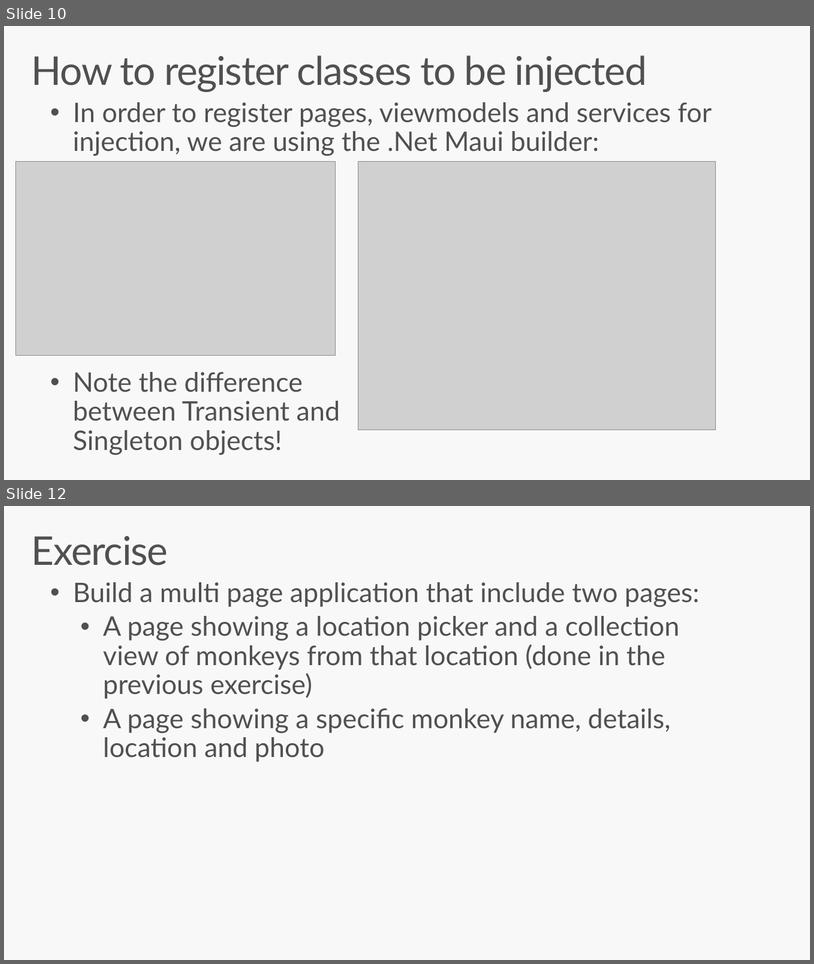
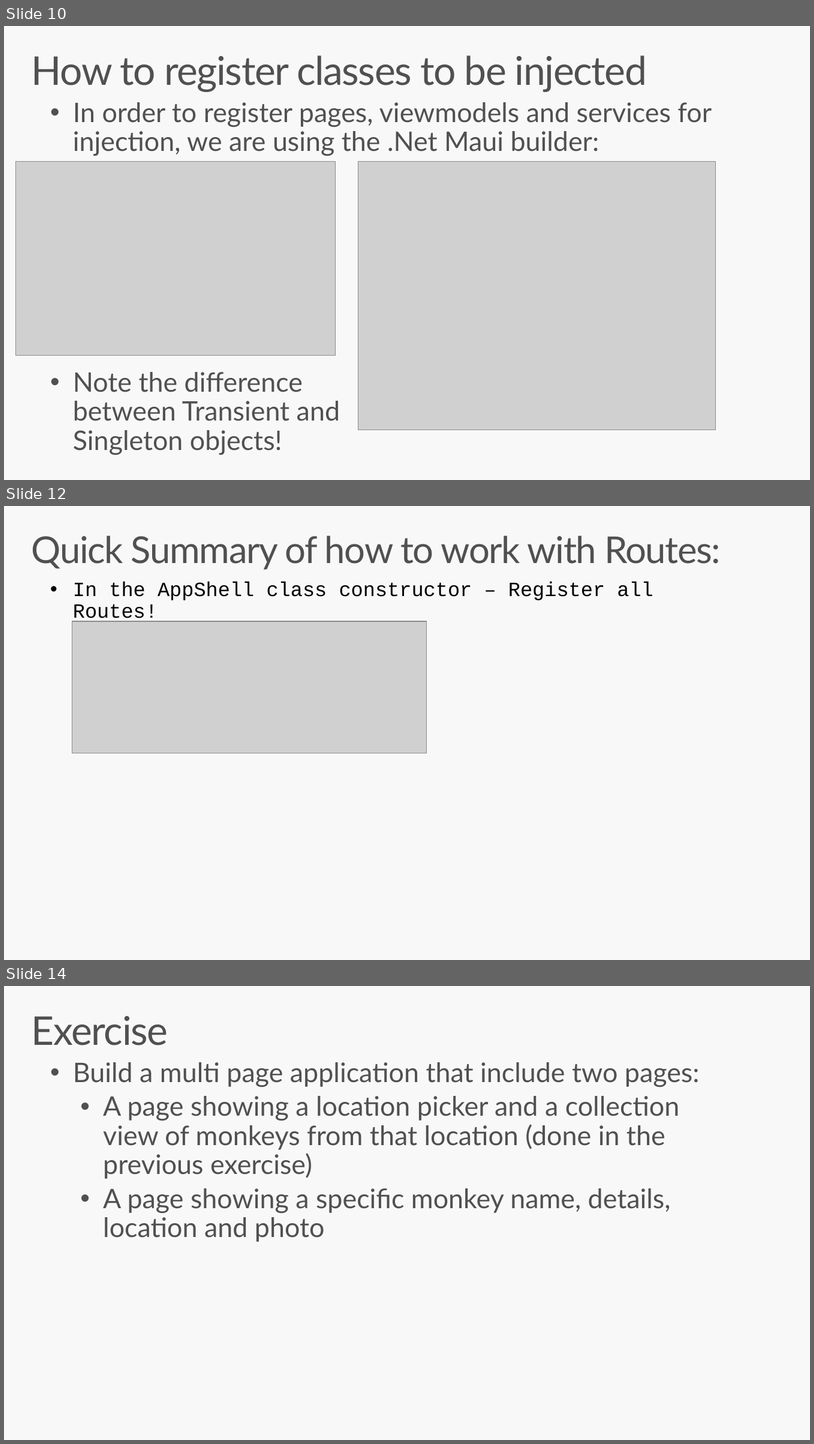
Before and after one commit to oferzad/ShellLesson_Step1.App, a slide deck: Docs/Navigation With Shell Step 1.pptx. Shown one above the other, each under a label of ours: slides 10 and 12 before the commit, slides 10, 12 and 14 after it; the slides between them are not shown. The pictures are 814x964 and 814x1444 pixels, drawn with LibreOffice and Linux fonts; fonts in the diff are those of the drawing; grey boxes stand for pictures. Boxes give left, top, right and bottom in pixels: in the first picture for what was removed or moved away, otherwise in the second. Text is boxed around its words. In the diff, an @@ line names an element or a change of style, - is before the commit and + after.

```diff
--- a/Docs/Navigation With Shell Step 1.pptx
+++ b/Docs/Navigation With Shell Step 1.pptx
@@ slide 12 added at <box>4,506,810,960</box>, background #F8F8F8 @@
@@ title added at <box>32,535,721,570</box>, 44 pt, text #505050 @@
+Quick Summary of how to work with Routes:
@@ text added at <box>73,581,654,622</box>, 24 pt, text #000000 @@
+• In the AppShell class constructor – Register all Routes!
@@ picture added at <box>72,621,427,752</box> @@
@@ what was slide 12 is now slide 14 @@
```
Also in this commit, not shown: 2 other slides added, 1 slide removed, 3 other files.
